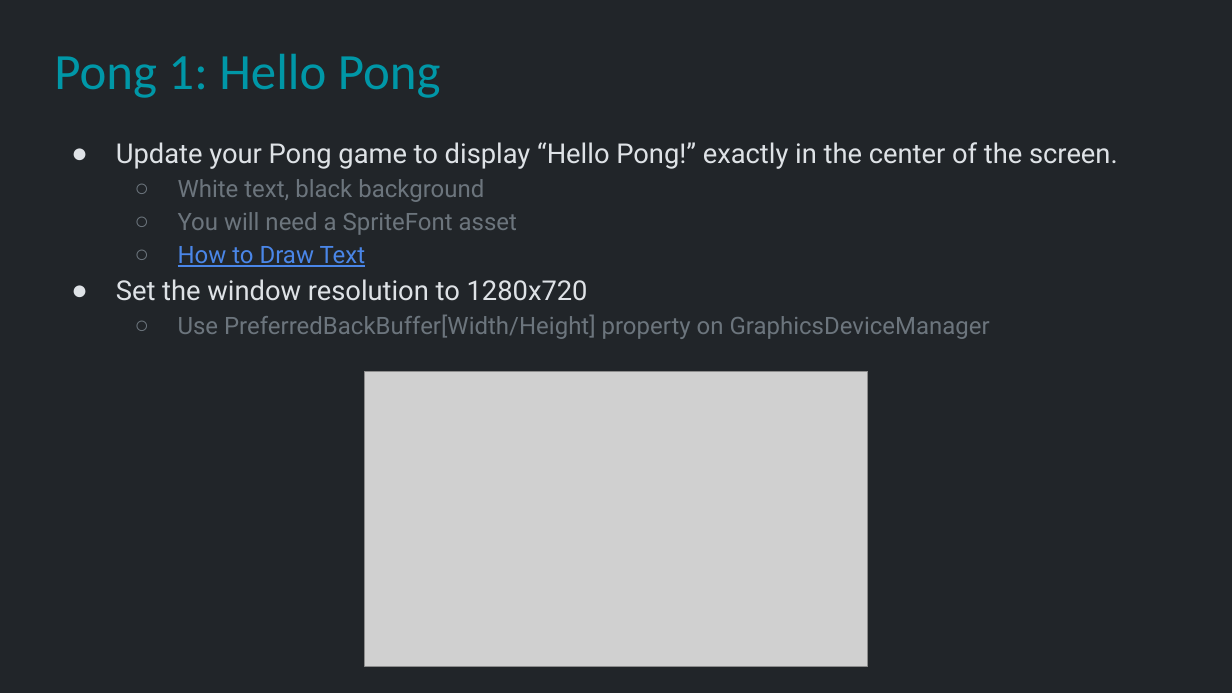
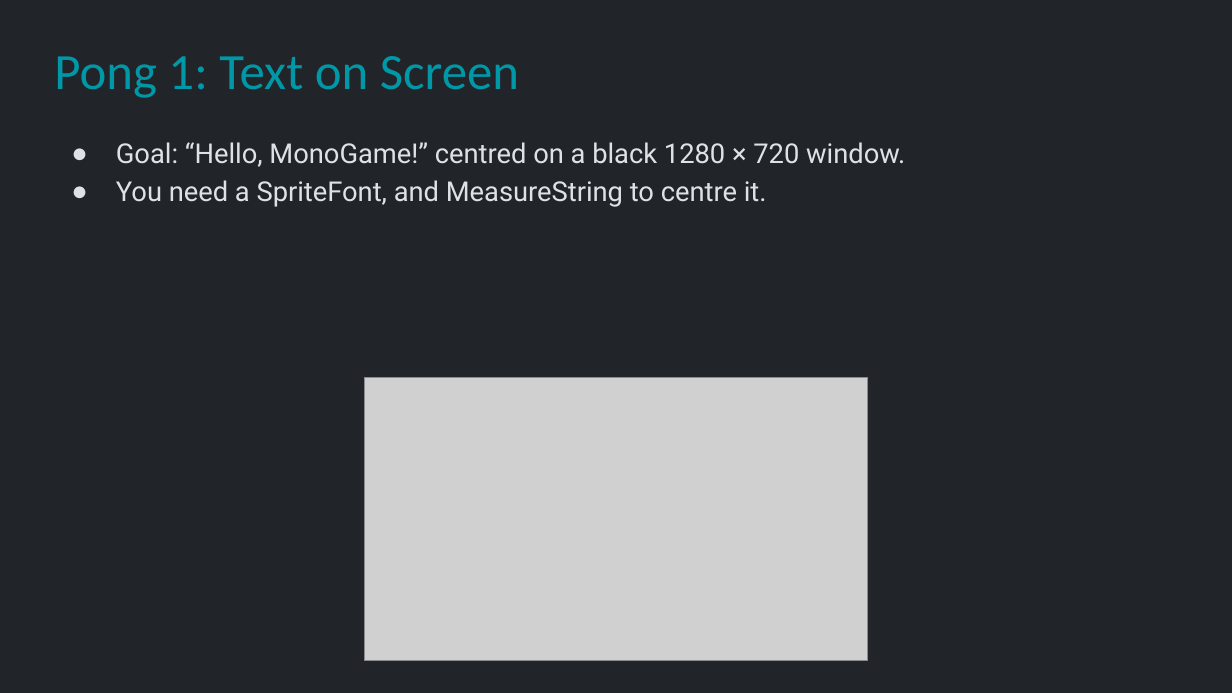
Before and after one commit to Metamate/gar, a slide deck: slide 24 of slides/01 Pong.pptx. Drawn at 1232x693 pixels with LibreOffice and Linux fonts; fonts in the diff are those of the drawing; grey boxes stand for pictures. Boxes give left, top, right and bottom in pixels: in the first picture for what was removed or moved away, otherwise in the second. Text is boxed around its words. In the diff, an @@ line names an element or a change of style, - is before the commit and + after.

```diff
--- a/slides/01 Pong.pptx
+++ b/slides/01 Pong.pptx
@@ title at (54, 56, 519, 98): text changed @@
-Pong 1: Hello Pong
+Pong 1: Text on Screen
@@ text at (116, 142, 905, 207): text changed; size 14 to 16 pt; text colour #6C757D to #DEE2E6 @@
-● Update your Pong game to display “Hello Pong!” exactly in the center of the screen.
-  ○ White text, black background
-  ○ You will need a SpriteFont asset
-  ○ How to Draw Text
-● Set the window resolution to 1280x720
-  ○ Use PreferredBackBuffer[Width/Height] property on GraphicsDeviceManager
+● Goal: “Hello, MonoGame!” centred on a black 1280 × 720 window.
+● You need a SpriteFont, and MeasureString to centre it.
@@ picture: place and size @@
-picture at (365, 371, 869, 667)
+picture at (365, 377, 869, 660)
```
Also in this commit, not shown: 11 other slides changed, 3 other files.
